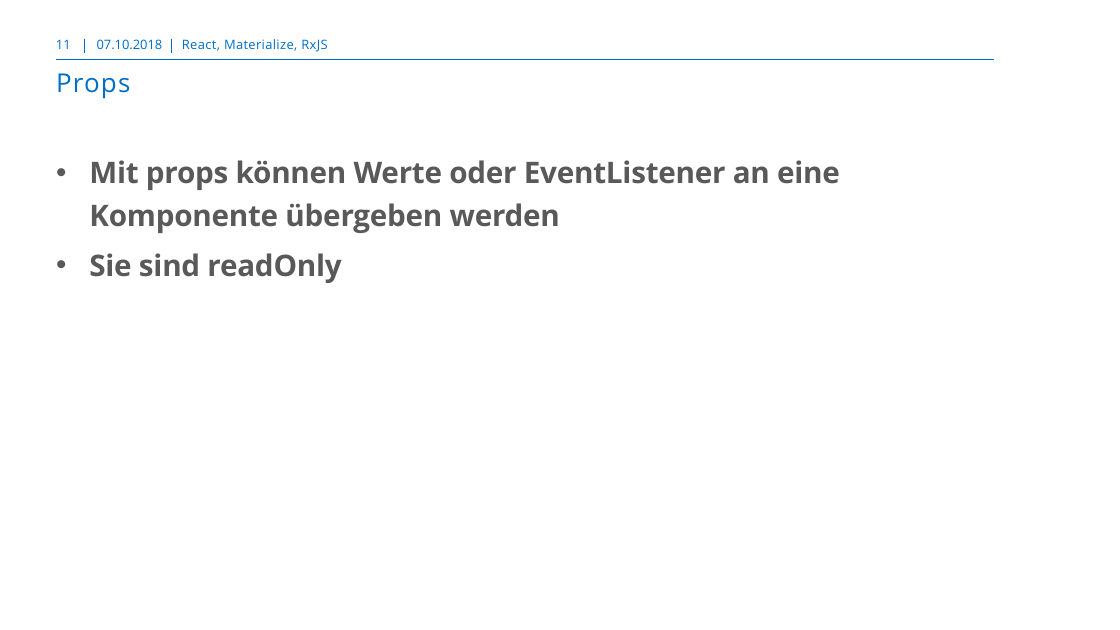
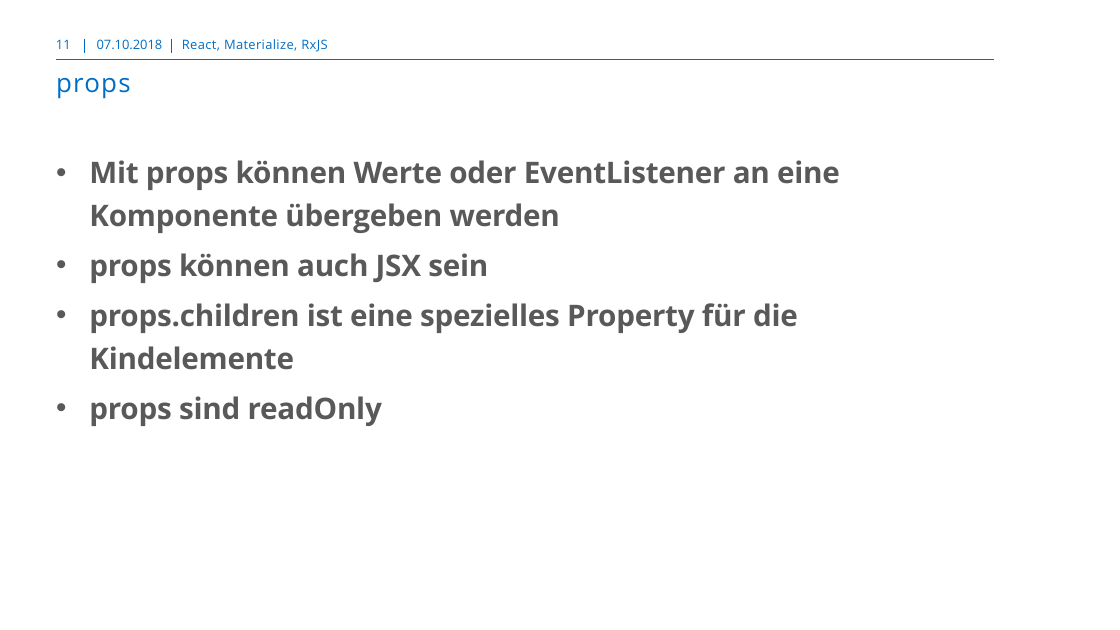
Before and after one commit to markusborer/ReactSample, a slide deck: slide 11 of React.pptx. Drawn at 1120x630 pixels with LibreOffice and Linux fonts; fonts in the diff are those of the drawing; background and template pictures are left out. Boxes give left, top, right and bottom in pixels: in the first picture for what was removed or moved away, otherwise in the second. Text is boxed around its words. In the diff, an @@ line names an element or a change of style, - is before the commit and + after.

```diff
--- a/React.pptx
+++ b/React.pptx
@@ title at bbox=[56, 78, 131, 99]: text changed @@
-Props
+props
@@ text at bbox=[89, 253, 798, 426]: text changed @@
-• Sie sind readOnly
+• props können auch JSX sein
+• props.children ist eine spezielles Property für die Kindelemente
+• props sind readOnly
```
Also in this commit, not shown: 2 other slides changed, 4 slides added.
